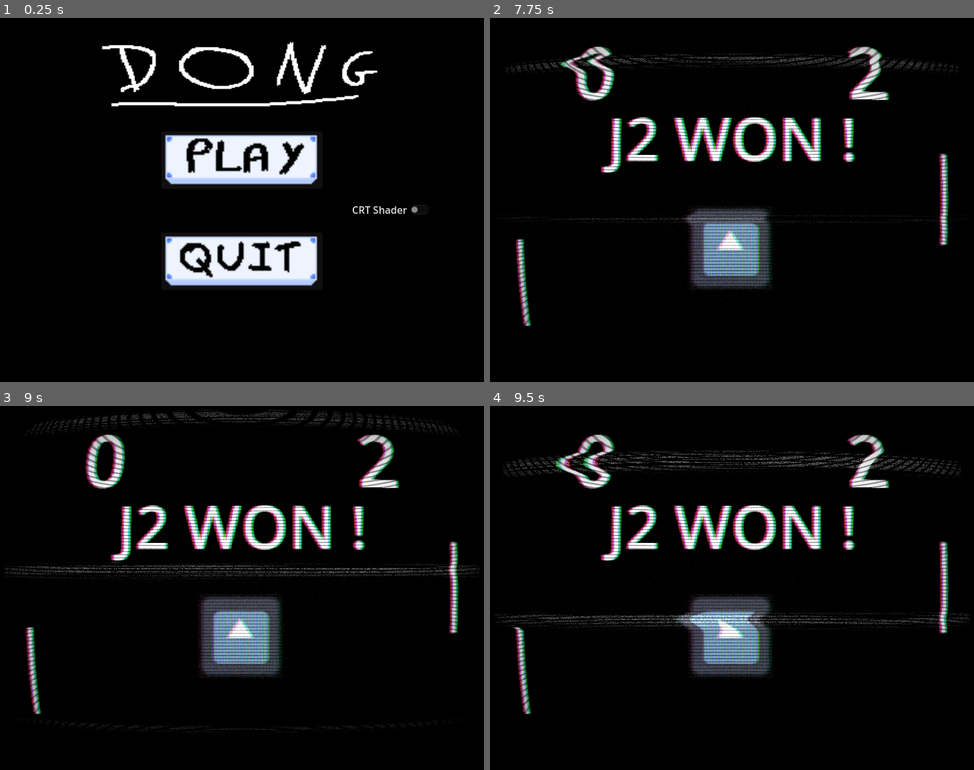
Above: before the commit, frames 1-4 (two rows, left to right).
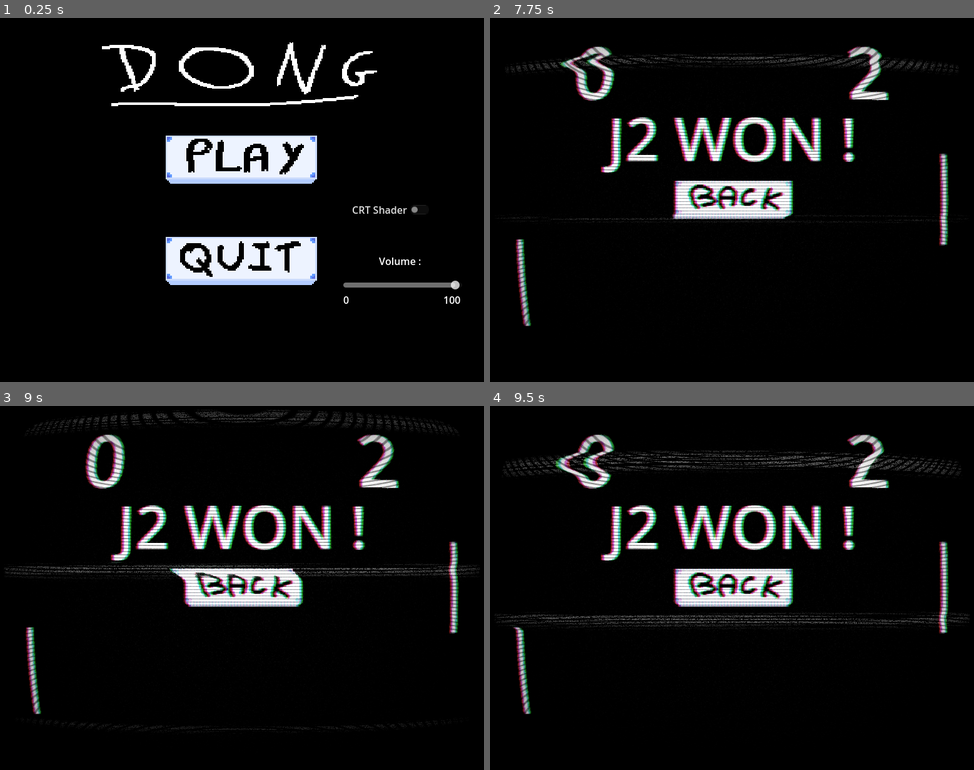
Above: after the commit, the same moments.

Repository: Etwhal/Dong
Game: Godot game, scene res://scenes/menu.tscn
The game is run twice, just before and just after one commit, with the same random seed, the same clock (stepped at 60 frames per second) and the same inputs. The engine's default icon, where the game draws it, is replaced by a stand-in: a white triangle on a blue panel in a dark square.
Inputs (mouse positions are in pixels of both pictures, inside the frame that each line leads up to):
- Up to frame 1 (0.25 s): no input
- Up to frame 2 (7.75 s): click "CRT Shader" at 0.5 s; click (732, 159) at 1.25 s; hold Up (ui_up) 2.03-2.78 s; hold Down (ui_down) 2.78-3.53 s; hold Up (ui_up) 3.53-5.03 s; hold Down (ui_down) 5.03-7.28 s; hold Up (ui_up) from 7.28 s (still down)
- Up to frame 3 (9 s): keep holding Up (ui_up)
- Up to frame 4 (9.5 s): keep holding Up (ui_up)

The runs differ from the first frame. In frame 1, 3.1% of the frame differs, in the area x 21-96%, y 6-79%; in frame 2, 5.5%; in frame 3, 5.6%; in frame 4, 5.6%, in the area x 37-63%, y 44-75%.

Commit message:
Added global variables to handle volume and shader on or off

Diff:
--- a/project.godot
+++ b/project.godot
@@ -17,6 +17,7 @@
 
 [autoload]
 
+G_VAR="*res://scripts/Global_Variables.gd"
 SceneManager="*res://scenes/scene_manager.tscn"
 
 [display]
--- a/scenes/game.tscn
+++ b/scenes/game.tscn
@@ -5,7 +5,7 @@
 [ext_resource type="Script" path="res://scripts/WIN_CONDITION.gd" id="2_5eb6q"]
 [ext_resource type="Script" path="res://scripts/Ball.gd" id="2_ixew3"]
 [ext_resource type="Material" uid="uid://4eyt5qoypdi1" path="res://shaders/CRT.tres" id="2_r6vi3"]
-[ext_resource type="Texture2D" uid="uid://dpxinr0tqmdi" path="res://icon.svg" id="2_rpt53"]
+[ext_resource type="Texture2D" uid="uid://fckgb4nic58a" path="res://sprites/back_button.png" id="3_06hp8"]
 
 [sub_resource type="LabelSettings" id="LabelSettings_cpm5i"]
 font_size = 128
@@ -44,9 +44,10 @@
 grow_vertical = 2
 color = Color(0, 0, 0, 1)
 
-[node name="UI_Related_Nodes" type="Node" parent="."]
+[node name="UI_Related_Nodes" type="Node" parent="." node_paths=PackedStringArray("shaderCRT")]
 script = ExtResource("1_iivxg")
 scoreMax = 2
+shaderCRT = NodePath("../Shader")
 
 [node name="PlayerScore" type="Label" parent="UI_Related_Nodes"]
 anchors_preset = 8
@@ -109,12 +110,22 @@
 horizontal_alignment = 1
 
 [node name="MenuButton" type="Button" parent="UI_Related_Nodes/UI_WIN"]
-layout_mode = 0
-offset_left = 130.0
-offset_top = 175.0
-offset_right = 266.0
-offset_bottom = 311.0
-icon = ExtResource("2_rpt53")
+texture_filter = 1
+layout_mode = 1
+anchors_preset = 8
+anchor_left = 0.5
+anchor_top = 0.5
+anchor_right = 0.5
+anchor_bottom = 0.5
+offset_left = 25.0
+offset_top = 50.0
+offset_right = 129.0
+offset_bottom = 90.0
+grow_horizontal = 2
+grow_vertical = 2
+scale = Vector2(2, 2)
+icon = ExtResource("3_06hp8")
+flat = true
 
 [node name="Camera2D" type="Camera2D" parent="."]
 
@@ -198,6 +209,7 @@
 shape = SubResource("CircleShape2D_6q8vc")
 
 [node name="Shader" type="ColorRect" parent="."]
+visible = false
 material = ExtResource("2_r6vi3")
 offset_left = -400.0
 offset_top = -300.0
--- a/scenes/menu.tscn
+++ b/scenes/menu.tscn
@@ -22,34 +22,73 @@
 color = Color(0, 0, 0, 1)
 
 [node name="PlayButton" type="Button" parent="."]
+texture_filter = 1
 layout_mode = 0
 offset_left = 271.0
 offset_top = 190.0
 offset_right = 529.0
 offset_bottom = 282.0
 icon = ExtResource("1_ytpra")
+flat = true
 icon_alignment = 1
 expand_icon = true
 
 [node name="QuitButton" type="Button" parent="."]
+texture_filter = 1
 layout_mode = 0
 offset_left = 271.0
 offset_top = 352.0
 offset_right = 529.0
 offset_bottom = 444.0
 icon = ExtResource("2_6rclf")
+flat = true
 icon_alignment = 1
 expand_icon = true
 
-[node name="ShaderButton" type="CheckButton" parent="."]
-layout_mode = 0
+[node name="OptionsButtons" type="Node" parent="."]
+
+[node name="ShaderButton" type="CheckButton" parent="OptionsButtons"]
 offset_left = 570.0
 offset_top = 300.0
 offset_right = 706.0
 offset_bottom = 331.0
 text = "CRT Shader"
 
+[node name="Volume" type="Label" parent="OptionsButtons"]
+offset_left = 619.0
+offset_top = 386.0
+offset_right = 687.0
+offset_bottom = 409.0
+text = "Volume :"
+
+[node name="HSlider" type="HSlider" parent="OptionsButtons"]
+offset_left = 562.0
+offset_top = 428.0
+offset_right = 752.0
+offset_bottom = 444.0
+min_value = -60.0
+max_value = 1.0
+step = 0.05
+
+[node name="vol_min" type="Label" parent="OptionsButtons/HSlider"]
+layout_mode = 0
+offset_top = 20.0
+offset_right = 40.0
+offset_bottom = 43.0
+text = "0
+"
+
+[node name="vol_max" type="Label" parent="OptionsButtons/HSlider"]
+layout_mode = 0
+offset_left = 160.0
+offset_top = 20.0
+offset_right = 200.0
+offset_bottom = 43.0
+text = "100
+"
+
 [node name="Logo" type="TextureRect" parent="."]
+texture_filter = 1
 layout_mode = 0
 offset_left = 167.0
 offset_top = 41.0
@@ -67,4 +106,5 @@
 
 [connection signal="pressed" from="PlayButton" to="." method="_on_play_button_pressed"]
 [connection signal="pressed" from="QuitButton" to="." method="_on_quit_button_pressed"]
-[connection signal="toggled" from="ShaderButton" to="." method="_on_shader_button_toggled"]
+[connection signal="toggled" from="OptionsButtons/ShaderButton" to="." method="_on_shader_button_toggled"]
+[connection signal="value_changed" from="OptionsButtons/HSlider" to="." method="_on_volume_slider_changed"]
--- a/scripts/Ball.gd
+++ b/scripts/Ball.gd
@@ -21,6 +21,8 @@
 
 	Stream = get_node("../Camera2D/AudioStreamPlayer")
 	Stream.stream = BallHitSound
+
+	Stream.volume_db = G_VAR._get_volume() * 2.0
 
 	vel = reset_ball_center()
 
--- /dev/null
+++ b/scripts/Global_Variables.gd
@@ -0,0 +1,16 @@
+extends Node
+
+var ShaderActivated : bool = false
+var volume_value : float = 0.0
+
+func _set_shader(value : bool) -> void:
+	ShaderActivated = value
+
+func _get_shader() -> bool:
+	return ShaderActivated
+
+func _set_volume(value : float) -> void:
+	volume_value = value
+
+func _get_volume() -> float:
+	return volume_value
--- a/scripts/ScoreSystem.gd
+++ b/scripts/ScoreSystem.gd
@@ -7,6 +7,7 @@
 var scoreE : int
 
 @export var scoreMax : int = 0
+@export var shaderCRT : ColorRect
 
 signal gameEnded(player : String)
 
@@ -16,6 +17,8 @@
 
 	scoreP = 0
 	scoreE = 0
+
+	shaderCRT.visible = G_VAR._get_shader()
 
 func _on_ball_scored(who):
 	match who:
--- a/scripts/menu.gd
+++ b/scripts/menu.gd
@@ -1,4 +1,9 @@
 extends Control
+
+func _ready() -> void:
+	get_node("Shader").visible = G_VAR._get_shader()
+	get_node("OptionsButtons/ShaderButton").set_pressed_no_signal(G_VAR._get_shader())
+	get_node("OptionsButtons/HSlider").value = G_VAR._get_volume()
 
 func _on_play_button_pressed():
 	SceneManager.SwitchScene("Game")
@@ -11,3 +16,8 @@
 	var shader : CanvasItem = get_node("Shader")
 
 	shader.visible = toggled_on
+	G_VAR._set_shader(toggled_on)
+
+
+func _on_volume_slider_changed(value: float):
+	G_VAR._set_volume(value)
Binary file added: sprites/back_button.png
Not shown, added: sprites/back_button.png.import
